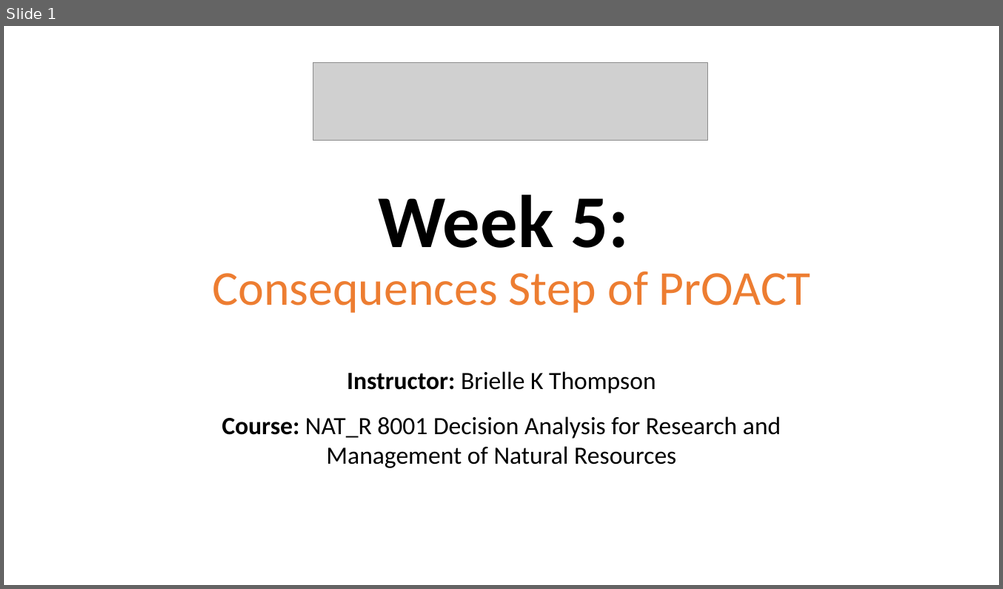
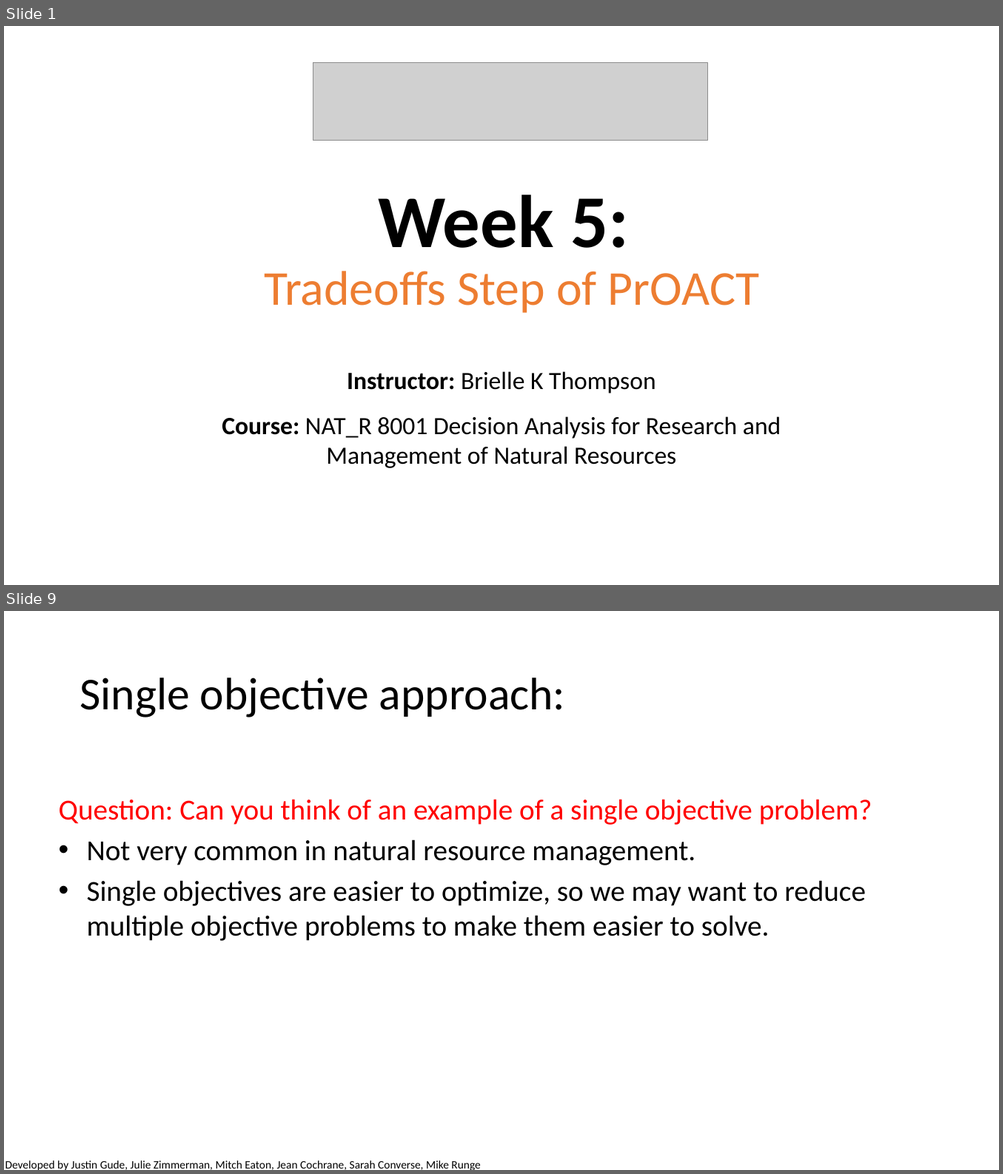
Before and after one commit to briellekthompson/NATR_8001_DecisionAnalysis_Fall25_Mizzou, a slide deck: material/Week5-Tradeoffs/Week5_SDM_Mizzou.pptx. Shown one above the other, each under a label of ours: slide 1 before the commit, slides 1 and 9 after it; the slides between them are not shown. The pictures are 1003x589 and 1003x1174 pixels, drawn with LibreOffice and Linux fonts; fonts in the diff are those of the drawing; grey boxes stand for pictures; background and template pictures are left out. Boxes give left, top, right and bottom in pixels: in the first picture for what was removed or moved away, otherwise in the second. Text is boxed around its words. In the diff, an @@ line names an element or a change of style, - is before the commit and + after.

Commit message:
Week 5 material

```diff
--- a/material/Week5-Tradeoffs/Week5_SDM_Mizzou.pptx
+++ b/material/Week5-Tradeoffs/Week5_SDM_Mizzou.pptx
@@ slide 9 added at <box>4,611,999,1170</box>, background #FFFFFF @@
@@ title added at <box>79,678,565,718</box>, 44 pt, text #000000 @@
+Single objective approach:
@@ text added at <box>59,799,872,941</box>, 28 pt, text #000000 @@
+Question: Can you think of an example of a single objective problem?
+• Not very common in natural resource management.
+• Single objectives are easier to optimize, so we may want to reduce multiple objective problems to make them easier to solve.
@@ text added at <box>5,1161,480,1170</box>, 11 pt, text #000000 @@
+Developed by Justin Gude, Julie Zimmerman, Mitch Eaton, Jean Cochrane, Sarah Converse, Mike Runge
@@ slide 1 changed as well @@
@@ title at <box>264,195,760,313</box>: text changed @@
-Week 5:
-Consequences Step of PrOACT
+Week 5:
+Tradeoffs Step of PrOACT
```
Also in this commit, not shown: 1 other slide changed, 48 other slides added, 1 slide removed, 5 other files.
